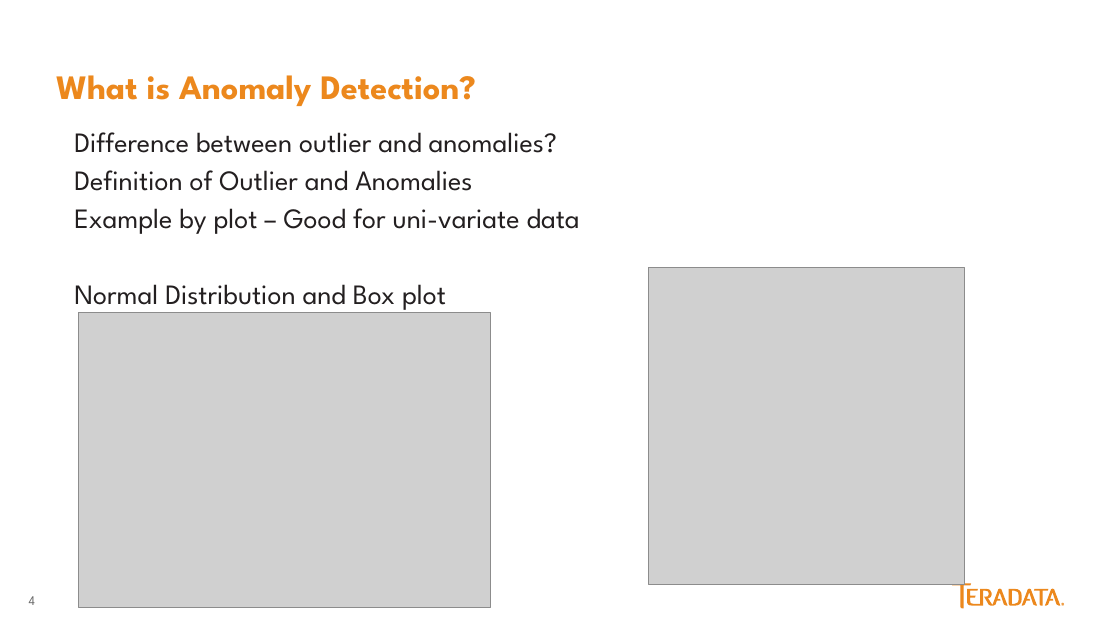
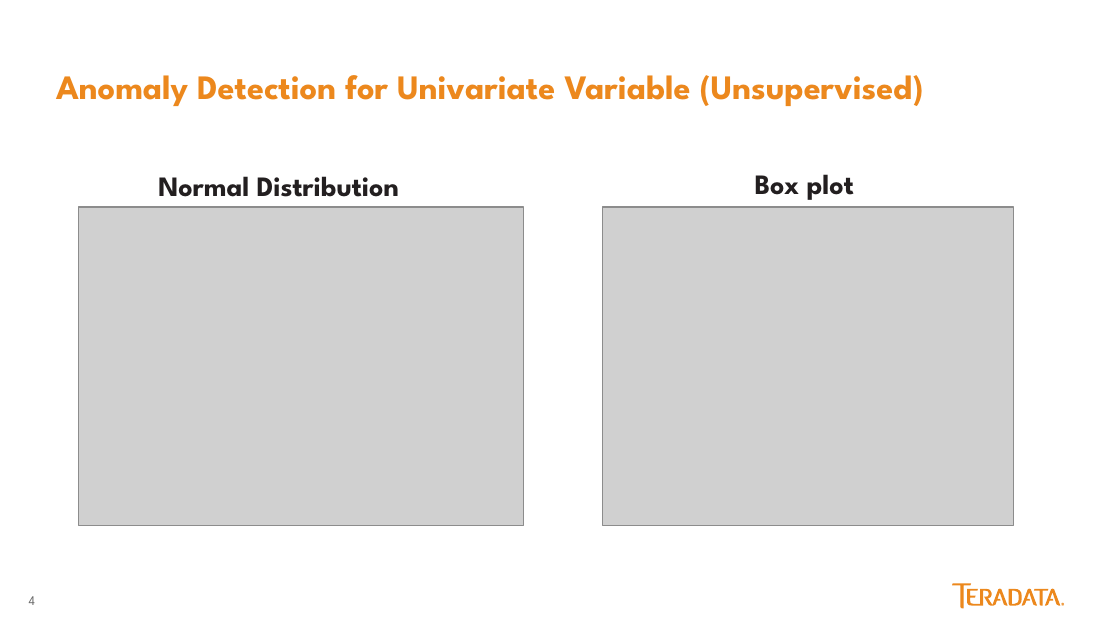
Before and after one commit to jackalwoods/Anomaly-Detection, a slide deck: slide 4 of Anamoly Detection.pptx. Drawn at 1120x630 pixels with LibreOffice and Linux fonts; fonts in the diff are those of the drawing; grey boxes stand for pictures. Boxes give left, top, right and bottom in pixels: in the first picture for what was removed or moved away, otherwise in the second. Text is boxed around its words. In the diff, an @@ line names an element or a change of style, - is before the commit and + after.

```diff
--- a/Anamoly Detection.pptx
+++ b/Anamoly Detection.pptx
@@ title at [56,75,924,106]: text changed @@
-What is Anomaly Detection?
+Anomaly Detection for Univariate Variable (Unsupervised)
@@ text at [158,176,399,197]: text changed; bold on @@
-Difference between outlier and anomalies?
-Definition of Outlier and Anomalies
-Example by plot – Good for uni-variate data
-Normal Distribution and Box plot
+Normal Distribution
@@ text added at [755,174,854,200], 18 pt, text #231F20, bold @@
+Box plot
@@ picture: place and size @@
-picture at [78,312,491,607]
+picture at [78,207,523,525]
@@ picture: place and size @@
-picture at [648,268,964,585]
+picture at [603,207,1014,525]
@@ text removed at [484,597,552,608] @@
-Teradata Confidential
```
Also in this commit, not shown: 9 other slides changed.
